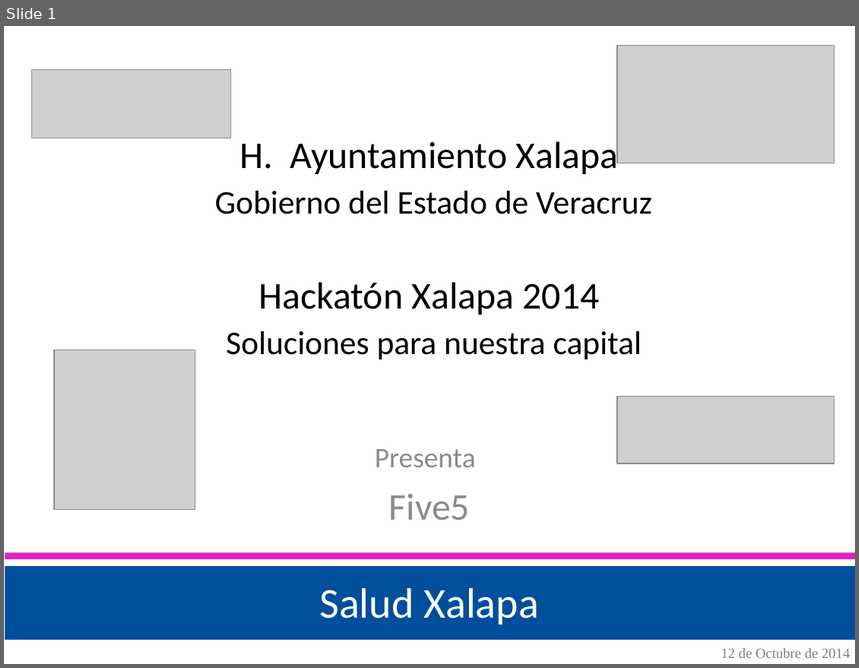
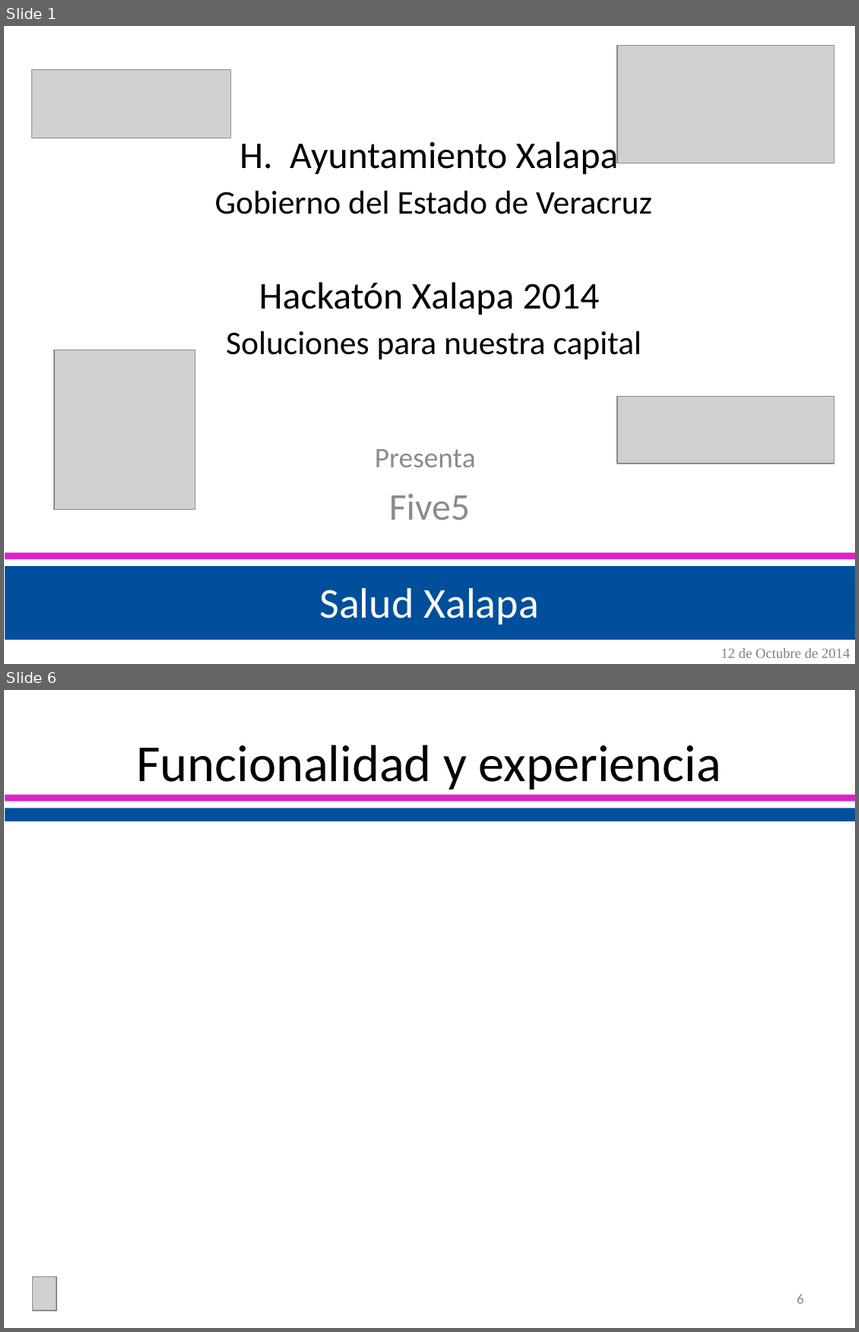
Before and after one commit to HackatonFive5/SaludXalapa, a slide deck: resources/SS Salud Xalapa.pptx. Shown one above the other, each under a label of ours: slide 1 before the commit, slides 1 and 6 after it; the slides between them are not shown. The pictures are 859x668 and 859x1332 pixels, drawn with LibreOffice and Linux fonts; fonts in the diff are those of the drawing; grey boxes stand for pictures. Boxes give left, top, right and bottom in pixels: in the first picture for what was removed or moved away, otherwise in the second. Text is boxed around its words. In the diff, an @@ line names an element or a change of style, - is before the commit and + after.

```diff
--- a/resources/SS Salud Xalapa.pptx
+++ b/resources/SS Salud Xalapa.pptx
@@ slide 6 added at bbox=[4, 690, 855, 1328], background #FFFFFF @@
@@ title added at bbox=[136, 745, 721, 790], 44 pt, text #000000 @@
+Funcionalidad y experiencia
@@ rectangle added at bbox=[5, 795, 855, 802], fill #DD23C7 @@
@@ rectangle added at bbox=[5, 809, 855, 822], fill #004F9C @@
@@ picture added at bbox=[33, 1277, 56, 1312] @@
@@ page number added at bbox=[797, 1294, 804, 1304], 12 pt, text #8C8C8C @@
+6
```
Also in this commit, not shown: 9 other slides added, 1 slide removed, 4 other files.
